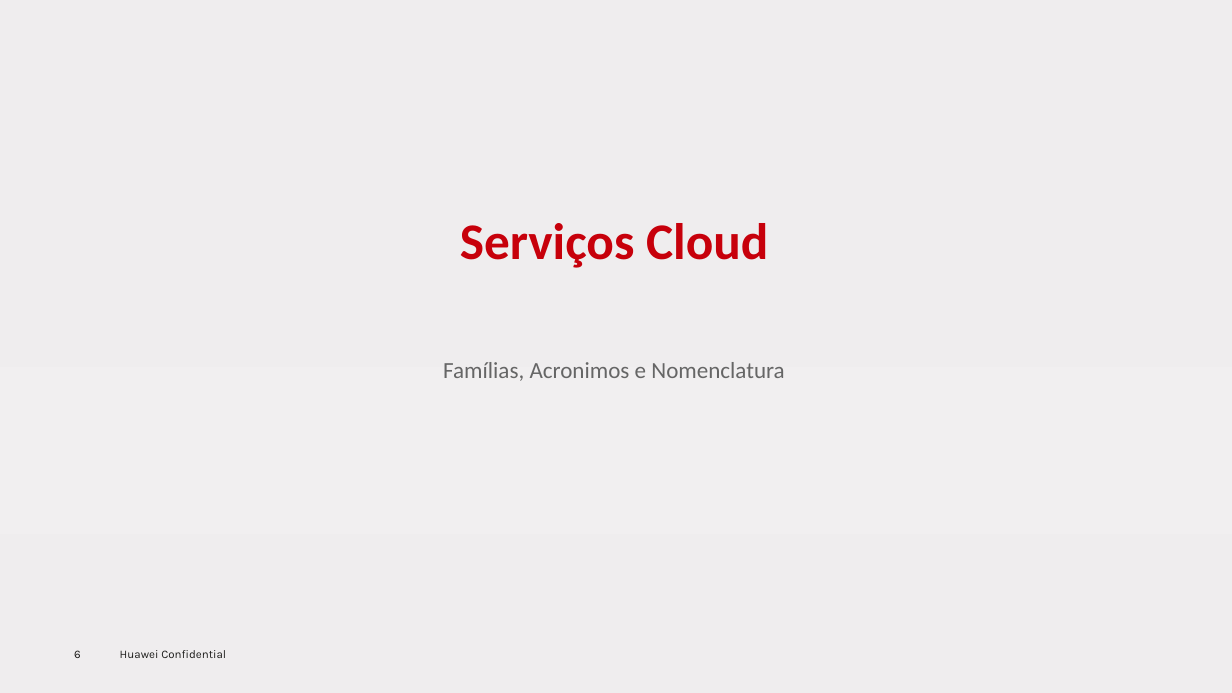
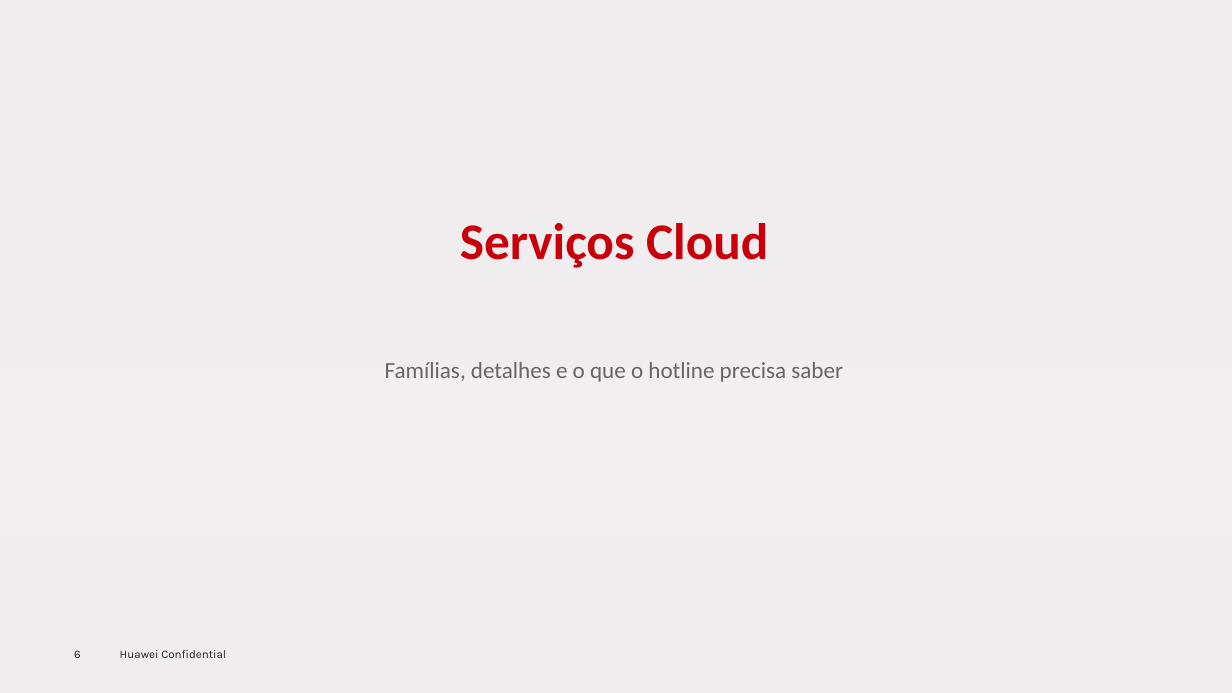
Before and after one commit to RaulMyron/Huawei-doc-templates, a slide deck: slide 6 of examples/ppt/pt-br/sample-pt-br.pptx. Drawn at 1232x693 pixels with LibreOffice and Linux fonts; fonts in the diff are those of the drawing; background and template pictures are left out. Boxes give left, top, right and bottom in pixels: in the first picture for what was removed or moved away, otherwise in the second. Text is boxed around its words. In the diff, an @@ line names an element or a change of style, - is before the commit and + after.

```diff
--- a/examples/ppt/pt-br/sample-pt-br.pptx
+++ b/examples/ppt/pt-br/sample-pt-br.pptx
@@ text at (385, 362, 843, 382): text changed @@
-Famílias, Acronimos e Nomenclatura
+Famílias, detalhes e o que o hotline precisa saber
```
Also in this commit, not shown: 17 other slides changed, 7 slides added, 1 slide removed, 5 other files.
